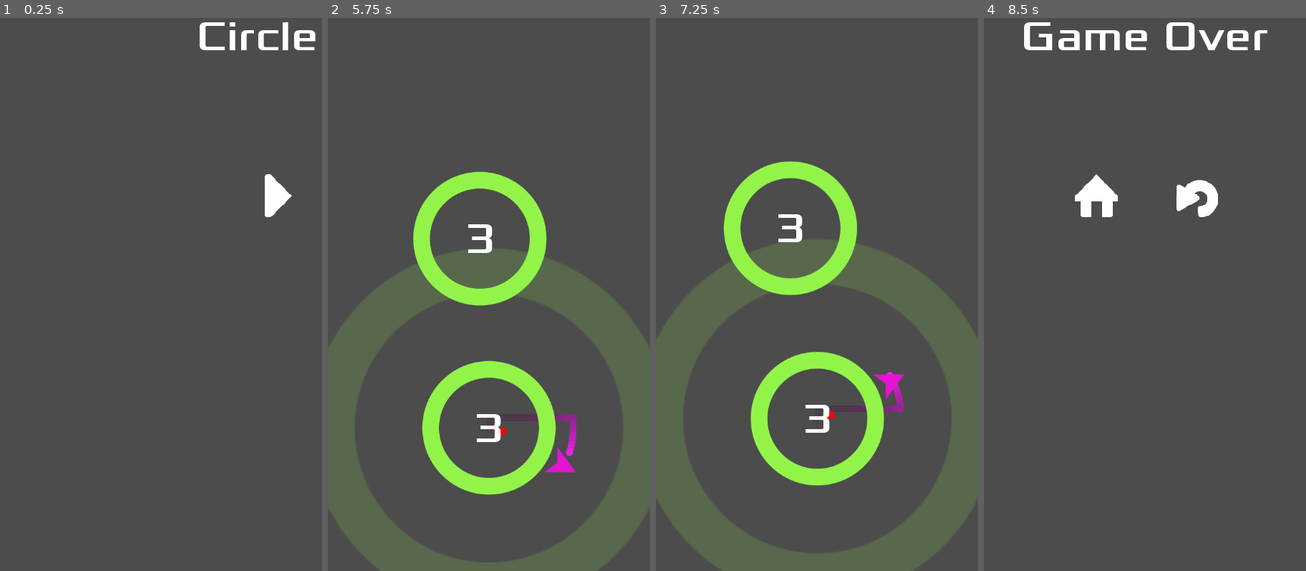
Above: before the commit, frames 1-4 (left to right).
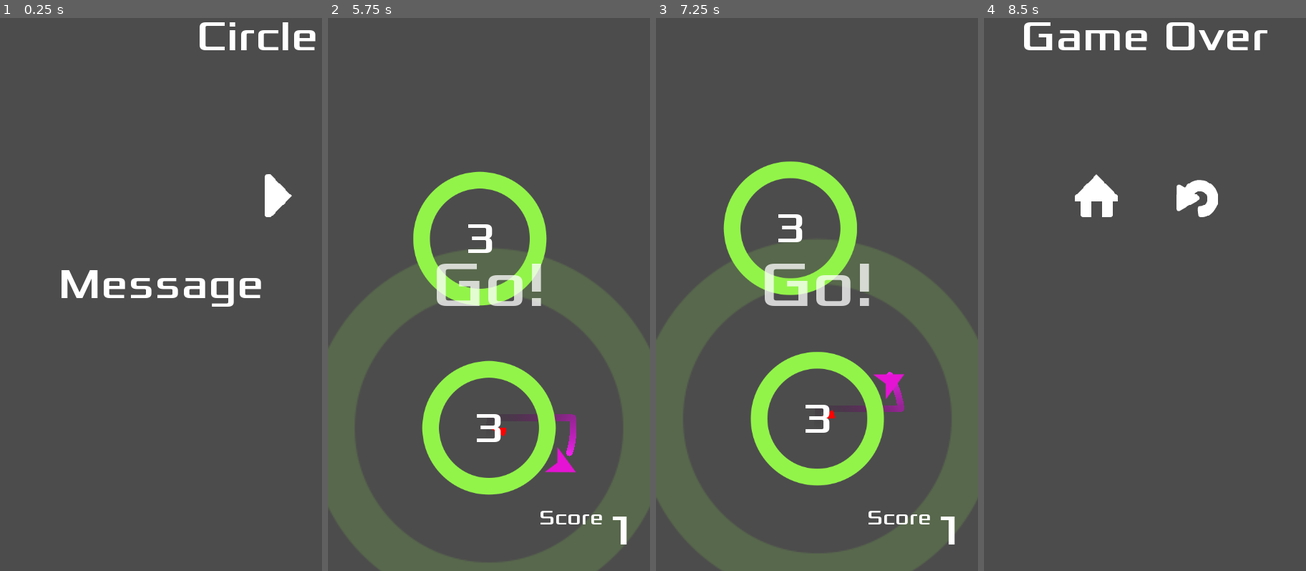
Above: after the commit, the same moments.

Repository: jagc/circleJump
Game: Godot game, scene res://objects/main.tscn
Two runs of this game, one before a commit and one after it. Both use one fixed random seed, a clock stepped at 60 frames per second and the inputs below.
Inputs (mouse positions are in pixels of both pictures, inside the frame that each line leads up to):
- Up to frame 1 (0.25 s): no input
- Up to frame 2 (5.75 s): click (540, 194) at 0.5 s; tap Enter at 1.25 s; move the mouse to (559, 255) at 1.27 s; click (559, 255) at 1.42 s; click (418, 194) at 2 s; click (540, 194) at 2.75 s; click (489, 366) at 3.5 s; tap Space at 4.25 s; move the mouse to (424, 311) at 4.27 s; click (424, 311) at 4.42 s; click (418, 194) at 5 s
- Up to frame 3 (7.25 s): move the mouse to (849, 156) at 5.77 s; click (849, 156) at 5.92 s; click (852, 194) at 6.5 s
- Up to frame 4 (8.5 s): move the mouse to (1128, 399) at 7.27 s; click (1128, 399) at 7.42 s; move the mouse to (1241, 371) at 8.02 s; click (1241, 371) at 8.17 s

The runs differ from the first frame. In frame 1, 1.4% of the frame differs, in the area x 19-82%, y 45-53%; in frame 2, 1.4%, in the area x 33-93%, y 44-96%; in frame 3, 1.4%; in frame 4, nothing differs.

Commit message:
added HUD scene - game now tracks players' score - added animation message once a player presses the play button.

Diff:
--- /dev/null
+++ b/UI/HUD.tscn
@@ -0,0 +1,134 @@
+[gd_scene load_steps=8 format=2]
+
+[ext_resource path="res://scripts/HUD.gd" type="Script" id=1]
+[ext_resource path="res://assets/fonts/Xolonium-Regular.ttf" type="DynamicFontData" id=2]
+[ext_resource path="res://assets/fonts/xolonium_64.tres" type="DynamicFont" id=3]
+
+[sub_resource type="DynamicFont" id=1]
+size = 32
+font_data = ExtResource( 2 )
+
+[sub_resource type="DynamicFont" id=2]
+size = 64
+font_data = ExtResource( 2 )
+
+[sub_resource type="Animation" id=3]
+resource_name = "init"
+length = 0.1
+tracks/0/type = "value"
+tracks/0/path = NodePath("message:custom_fonts/font:size")
+tracks/0/interp = 1
+tracks/0/loop_wrap = true
+tracks/0/imported = false
+tracks/0/enabled = true
+tracks/0/keys = {
+"times": PoolRealArray( 0 ),
+"transitions": PoolRealArray( 1 ),
+"update": 1,
+"values": [ 64 ]
+}
+tracks/1/type = "value"
+tracks/1/path = NodePath("message:visible")
+tracks/1/interp = 1
+tracks/1/loop_wrap = true
+tracks/1/imported = false
+tracks/1/enabled = true
+tracks/1/keys = {
+"times": PoolRealArray( 0 ),
+"transitions": PoolRealArray( 1 ),
+"update": 1,
+"values": [ false ]
+}
+
+[sub_resource type="Animation" id=4]
+resource_name = "showMessage"
+length = 0.75
+tracks/0/type = "value"
+tracks/0/path = NodePath("message:visible")
+tracks/0/interp = 1
+tracks/0/loop_wrap = true
+tracks/0/imported = false
+tracks/0/enabled = true
+tracks/0/keys = {
+"times": PoolRealArray( 0 ),
+"transitions": PoolRealArray( 1 ),
+"update": 1,
+"values": [ true ]
+}
+tracks/1/type = "value"
+tracks/1/path = NodePath("message:custom_fonts/font:size")
+tracks/1/interp = 1
+tracks/1/loop_wrap = true
+tracks/1/imported = false
+tracks/1/enabled = true
+tracks/1/keys = {
+"times": PoolRealArray( 0, 0.75 ),
+"transitions": PoolRealArray( 1, 1 ),
+"update": 0,
+"values": [ 64, 200 ]
+}
+tracks/2/type = "value"
+tracks/2/path = NodePath("message:modulate")
+tracks/2/interp = 1
+tracks/2/loop_wrap = true
+tracks/2/imported = false
+tracks/2/enabled = true
+tracks/2/keys = {
+"times": PoolRealArray( 0, 0.75 ),
+"transitions": PoolRealArray( 1, 1 ),
+"update": 0,
+"values": [ Color( 1, 1, 1, 1 ), Color( 1, 1, 1, 0 ) ]
+}
+
+[node name="HUD" type="CanvasLayer"]
+script = ExtResource( 1 )
+
+[node name="scoreBox" type="MarginContainer" parent="."]
+anchor_top = 1.0
+anchor_right = 1.0
+anchor_bottom = 1.0
+margin_top = -118.0
+custom_constants/margin_right = 20
+custom_constants/margin_top = 20
+custom_constants/margin_left = 20
+custom_constants/margin_bottom = 20
+
+[node name="HBoxContainer" type="HBoxContainer" parent="scoreBox"]
+margin_left = 20.0
+margin_top = 20.0
+margin_right = 460.0
+margin_bottom = 98.0
+alignment = 2
+
+[node name="Label" type="Label" parent="scoreBox/HBoxContainer"]
+margin_left = 205.0
+margin_right = 301.0
+margin_bottom = 78.0
+size_flags_vertical = 5
+custom_fonts/font = SubResource( 1 )
+text = "Score"
+
+[node name="score" type="Label" parent="scoreBox/HBoxContainer"]
+margin_left = 305.0
+margin_right = 440.0
+margin_bottom = 78.0
+size_flags_vertical = 5
+custom_fonts/font = ExtResource( 3 )
+text = "100"
+
+[node name="message" type="Label" parent="."]
+anchor_top = 0.5
+anchor_right = 1.0
+anchor_bottom = 0.5
+margin_top = -39.0
+margin_bottom = 39.0
+grow_vertical = 2
+custom_fonts/font = SubResource( 2 )
+text = "Message"
+align = 1
+valign = 1
+clip_text = true
+
+[node name="AnimationPlayer" type="AnimationPlayer" parent="."]
+anims/init = SubResource( 3 )
+anims/showMessage = SubResource( 4 )
--- a/UI/gameOverScreen.tscn
+++ b/UI/gameOverScreen.tscn
@@ -4,7 +4,7 @@
 [ext_resource path="res://assets/images/buttons/home.png" type="Texture" id=2]
 [ext_resource path="res://assets/images/buttons/return.png" type="Texture" id=3]
 
-[node name="gameOverScreen" index="0" instance=ExtResource( 1 )]
+[node name="gameOverScreen" instance=ExtResource( 1 )]
 
 [node name="Label" parent="MarginContainer/VBoxContainer" index="0"]
 text = "Game Over"
--- a/objects/main.tscn
+++ b/objects/main.tscn
@@ -1,7 +1,8 @@
-[gd_scene load_steps=3 format=2]
+[gd_scene load_steps=4 format=2]
 
 [ext_resource path="res://scripts/main.gd" type="Script" id=1]
 [ext_resource path="res://UI/screens.tscn" type="PackedScene" id=2]
+[ext_resource path="res://UI/HUD.tscn" type="PackedScene" id=3]
 
 [node name="main" type="Node2D"]
 script = ExtResource( 1 )
@@ -17,4 +18,6 @@
 smoothing_speed = 8.0
 
 [node name="screens" parent="." instance=ExtResource( 2 )]
+
+[node name="HUD" parent="." instance=ExtResource( 3 )]
 [connection signal="startGame" from="screens" to="." method="newGame"]
--- /dev/null
+++ b/scripts/HUD.gd
@@ -0,0 +1,14 @@
+extends CanvasLayer
+
+func showMessage(text):
+	$message.text = text
+	$AnimationPlayer.play("showMessage")
+
+func hide():
+	$scoreBox.hide()
+
+func show():
+	$scoreBox.show()
+
+func updateScore(value):
+	$scoreBox/HBoxContainer/score.text = str(value)
--- a/scripts/main.gd
+++ b/scripts/main.gd
@@ -5,11 +5,15 @@
 
 var player
 var jumperIsRotatingClockwise = 1
+var score = 0
 
 func _ready():
 	randomize()
+	$HUD.hide()
 
 func newGame():
+	score = 0
+	$HUD.updateScore(score)
 	$Camera2D.position = $startPosition.position
 	player = jumper.instance()
 	player.position = $startPosition.position
@@ -17,6 +21,8 @@
 	player.connect("captured", self, "_on_Jumper_captured")
 	player.connect("died", self, "on_Jumper_died")
 	spawnCircle($startPosition.position)
+	$HUD.show()
+	$HUD.showMessage("Go!")
 
 func spawnCircle(_position = null):
 	var c = circle.instance()
@@ -32,7 +38,10 @@
 	object.capture(player)
 	jumperIsRotatingClockwise = isRotatingClockwise
 	call_deferred("spawnCircle")
+	score += 1
+	$HUD.updateScore(score)
 
 func on_Jumper_died():
 	get_tree().call_group("circles", "implode")
 	$screens.gameOver()
+	$HUD.hide()
--- a/scripts/screens.gd
+++ b/scripts/screens.gd
@@ -14,7 +14,6 @@
 		button.connect("pressed", self, "_on_button_pressed", [button.name])
 
 func _on_button_pressed(name):
-	print(name)
 	match name:
 		"home":
 			changeScreen($titleScreen)
